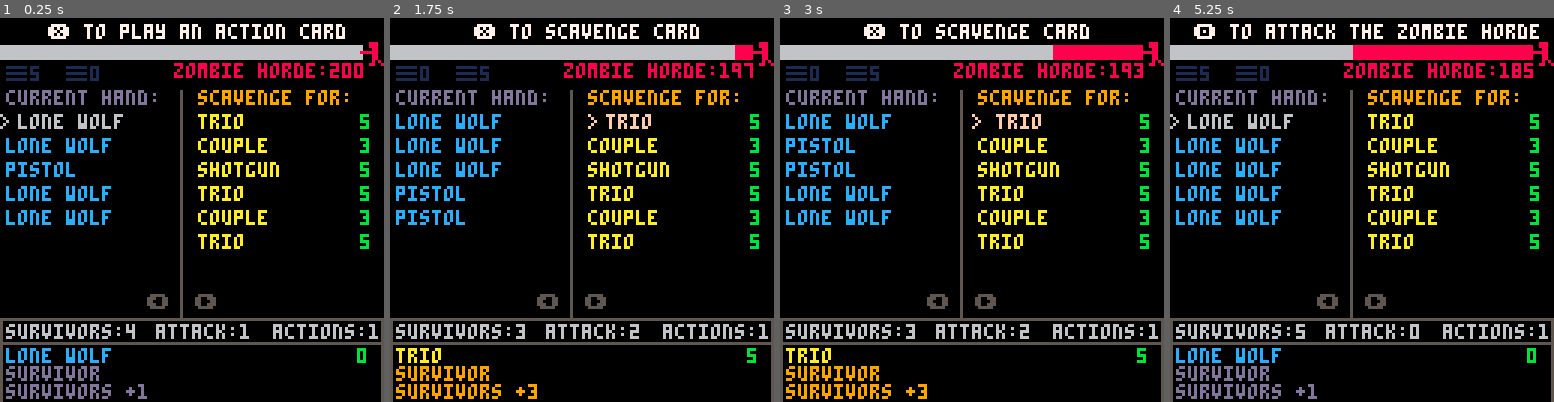
Above: before the commit, frames 1-4 (left to right).
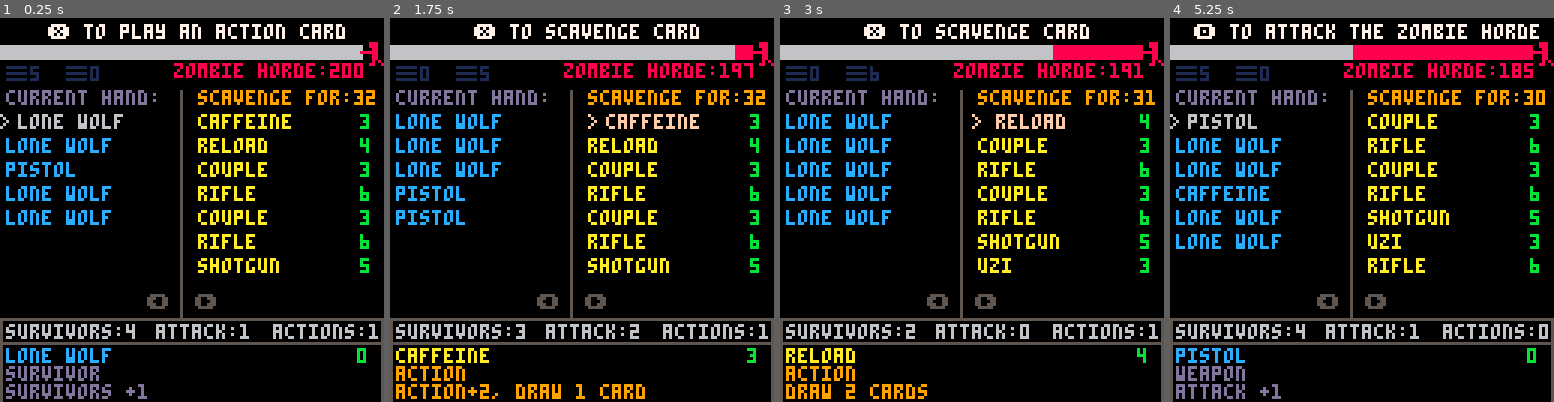
Above: after the commit, the same moments.

Repository: jeff-adams/pico8
Game: PICO-8 cartridge dev/zombie.p8
Same seed, same stepped clock (60 frames per second), same inputs: the game is played once before the commit and once after it.
Inputs:
- Up to frame 1 (0.25 s): no input
- Up to frame 2 (1.75 s): tap X (X key) at 0.33, 1.07 s; tap O (Z key) at 0.7, 1.7 s; hold Right from 1.6 s (still down)
- Up to frame 3 (3 s): tap X (X key) at 1.85, 2.97 s; release Right at 2.1 s; tap O (Z key) at 2.1, 2.5, 2.9 s; hold Up 2.15-2.42 s; hold Right from 2.47 s (still down)
- Up to frame 4 (5.25 s): release Right at 3.03 s; hold Left 3.08-3.58 s; tap O (Z key) every 0.4 s from 3.3 to 4.9 s; hold Down 3.63-3.97 s; hold Right 4.02-4.68 s; tap X (X key) at 4.08, 5.2 s; hold Up 4.73-5.03 s; hold Left from 5.08 s (still down)

The runs differ from the first frame. In frame 1, 2.1% of the frame differs, in the area x 51-98%, y 18-67%; in frame 2, 3.9%; in frame 3, 4.1%; in frame 4, 4.8%, in the area x 1-99%, y 18-100%.

Commit message:
Add new action cards to zombie

Diff:
--- a/dev/zombie.p8
+++ b/dev/zombie.p8
@@ -5,11 +5,13 @@
 --by atomicxistence
 
 --todo
---balance scavenge
---work on action cards
+--bug: too many cards in hand
+--card graphic
 --menu
+--balance cards
 --sfx/music
---graphics
+--graphics for card types
+--animate ui
 
 function _init()
 	globals()
@@ -84,42 +86,42 @@
 			title="uzi",
 			ctype="weapon",
 			dmg=5,
-			qty=10
+			qty=5
 		},
 		{
 			cost=10,
 			title="bazooka",
 			ctype="weapon",
 			dmg=25,
-			qty=2
+			qty=1
 		},
 		{
 			cost=6,
 			title="rifle",
 			ctype="weapon",
 			dmg=10,
-			qty=5
+			qty=4
 		},
 		{
 			cost=5,
 			title="shotgun",
 			ctype="weapon",
 			dmg=8,
-			qty=8
+			qty=5
 		},
 		{
 			cost=3,
 			title="couple",
 			ctype="survivor",
 			val=2,
-			qty=10
+			qty=5
 		},
 		{
 			cost=5,
 			title="trio",
 			ctype="survivor",
 			val=3,
-			qty=8
+			qty=4
 		},
 		{
 			cost=8,
@@ -154,7 +156,39 @@
 					val=2
 				}
 			},
-			qty=10
+			qty=5
+		},
+		{
+			cost=12,
+			title="mortars",
+			ctype="action",
+			desc="attack+30",
+			actions=
+			{
+				{
+					action=attack_action,
+					val=30
+				}
+			},
+			qty=3
+		},
+		{
+			cost=3,
+			title="caffeine",
+			ctype="action",
+			desc="action+2, draw 1 card",
+			actions=
+			{
+				{
+					action=draw_action,
+					val=2
+				},
+				{
+					action=action_action,
+					val=1
+				}
+			},
+			qty=5
 		},
 	}
 
@@ -174,7 +208,7 @@
 end
 
 function init_scavenge()
- for i=1,6 do
+ for i=1,7 do
  	refresh_scavenge()
  end
 end
@@ -207,13 +241,25 @@
 --actions
 
 function draw_action(_amount)
-	--draw an amount of cards to hand
 	draw_cards(_amount)
 end
 
 function trash_action(_amount)
 	--trash an amount of cards from hand
 end
+
+function action_action(_amount)
+	acts+=_amount
+end
+
+function surv_action(_amount)
+	surv+=_amount
+end
+
+function scavenge_action(_amount)
+	scvng+=_amount
+end
+
 -->8
 --cards
 
@@ -423,7 +469,7 @@
 end
 
 function draw_scavenge()
-	print("scavenge for:",66,24,9)
+	print("scavenge for:"..#deck,66,24,9)
 	for i=1,#scavenge do
 		if current.cards==scavenge and i==current.sel then
 			if sec%5==0 then
